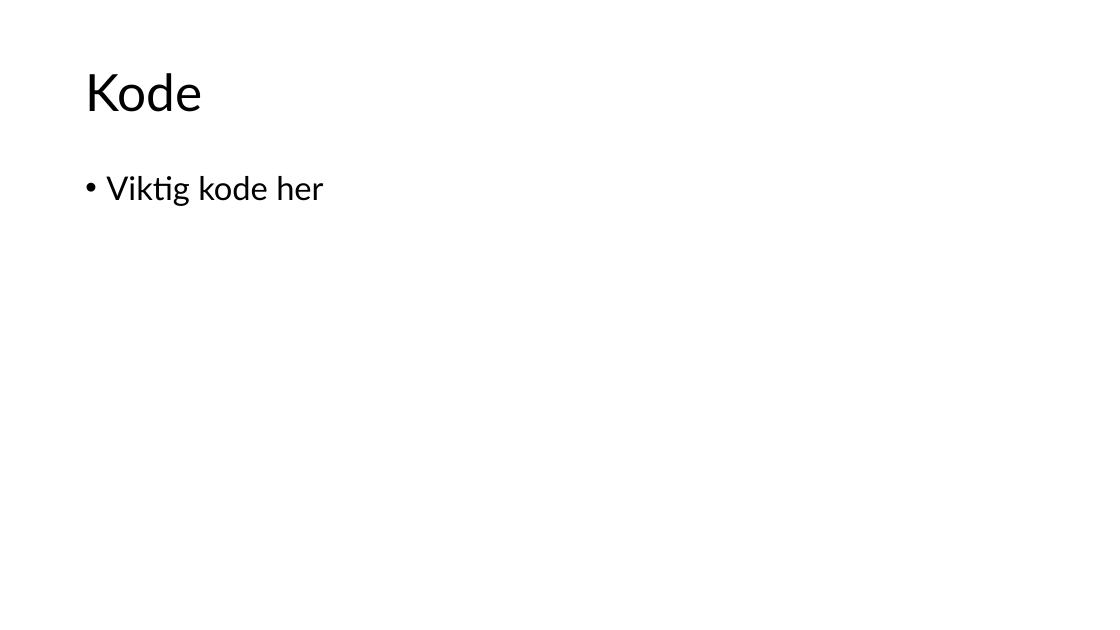
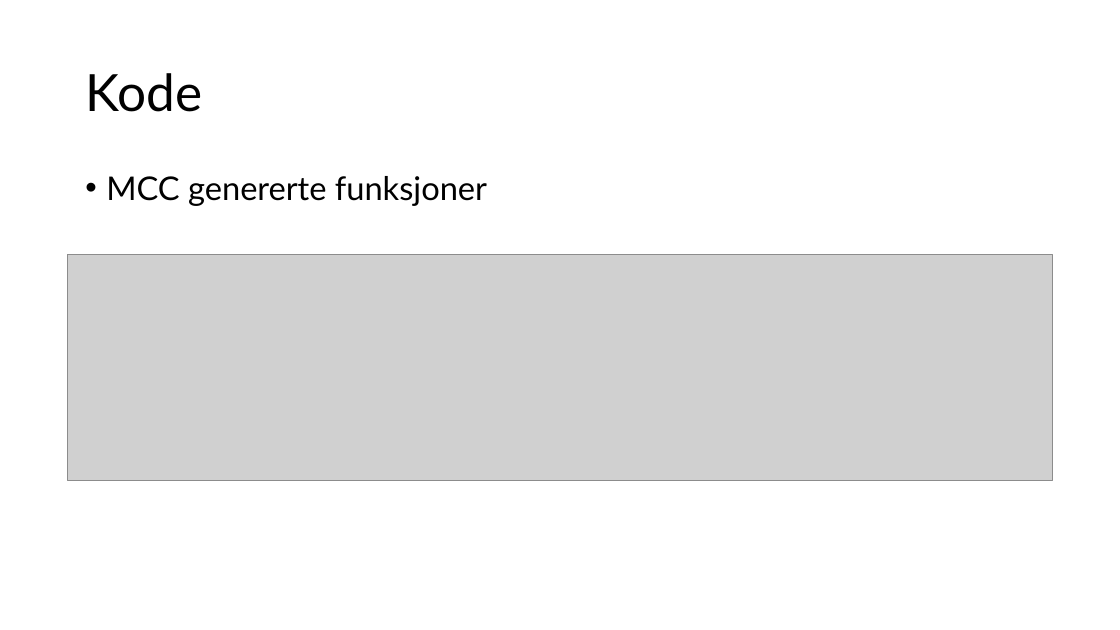
Before and after one commit to ElektraVerksted/AVR-kurs, a slide deck: slide 14 of Kursdag 2/Dag to.pptx (slide 13 before the commit). Drawn at 1120x630 pixels with LibreOffice and Linux fonts; fonts in the diff are those of the drawing; grey boxes stand for pictures. Boxes give left, top, right and bottom in pixels: in the first picture for what was removed or moved away, otherwise in the second. Text is boxed around its words. In the diff, an @@ line names an element or a change of style, - is before the commit and + after.

```diff
--- a/Kursdag 2/Dag to.pptx
+++ b/Kursdag 2/Dag to.pptx
@@ text at box(106, 176, 487, 206): text changed @@
-• Viktig kode her
+• MCC genererte funksjoner
@@ picture added at box(67, 255, 1053, 481) @@
```
Also in this commit, not shown: 6 other slides changed, 4 slides added.
